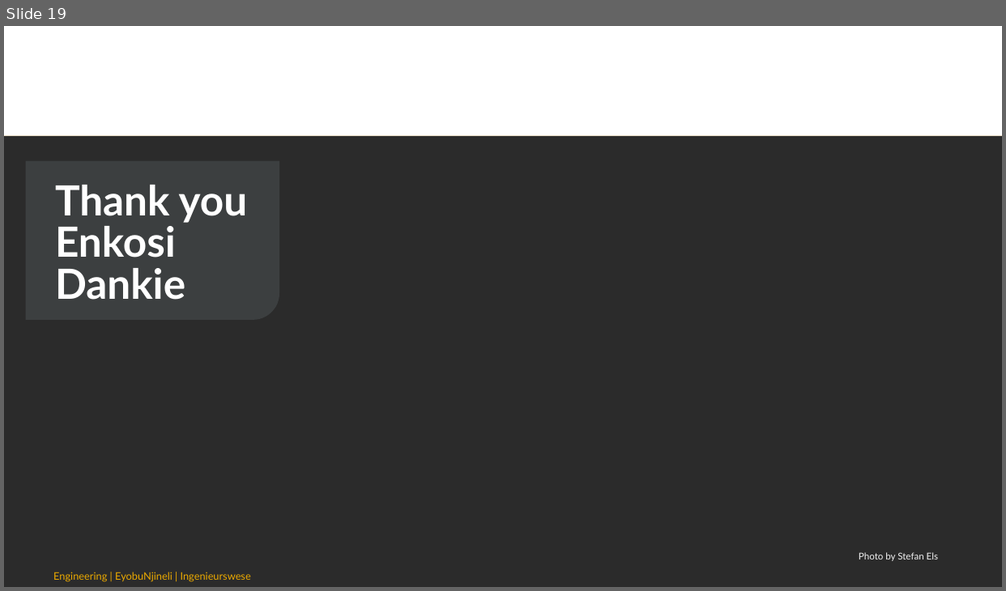
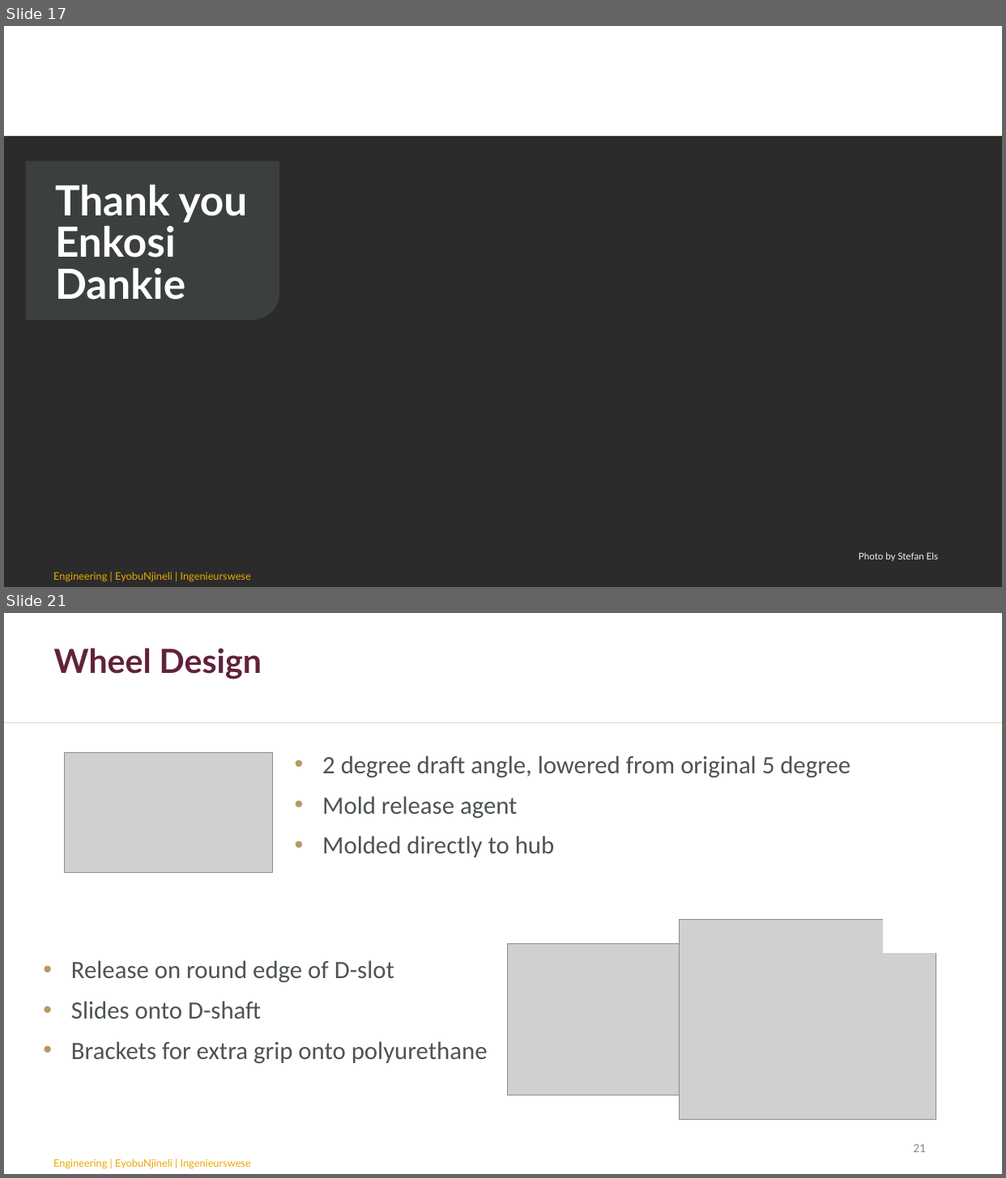
Before and after one commit to chanelleblan/SumobotSkripsie, a slide deck: Presentations/Final_present.pptx. Shown one above the other, each under a label of ours: slide 19 before the commit, slides 17 and 21 after it; the slides between them are not shown. The pictures are 1006x591 and 1006x1178 pixels, drawn with LibreOffice and Linux fonts; fonts in the diff are those of the drawing; grey boxes stand for pictures; background and template pictures are left out; a plain dark background stands for a picture behind light text. Boxes give left, top, right and bottom in pixels: in the first picture for what was removed or moved away, otherwise in the second. Text is boxed around its words. In the diff, an @@ line names an element or a change of style, - is before the commit and + after.

```diff
--- a/Presentations/Final_present.pptx
+++ b/Presentations/Final_present.pptx
@@ slide 21 added at <box>4,613,1002,1174</box>, background #FFFFFF; not listed: 2 template elements that a slide beside it also shows @@
@@ rectangle added at <box>4,613,1002,722</box>, fill #FFFFFF @@
@@ text added at <box>54,648,262,679</box>, 32 pt, text #61223B, bold @@
+Wheel Design
@@ picture added at <box>65,753,273,873</box> @@
@@ text added at <box>322,756,850,858</box>, 24 pt, text #4D5356 @@
+• 2 degree draft angle, lowered from original 5 degree
+• Mold release agent
+• Molded directly to hub
@@ rectangle added at <box>883,901,963,954</box>, fill #FFFFFF, outline #FFFFFF 1 pt @@
@@ picture added at <box>680,919,936,1119</box> @@
@@ picture added at <box>508,944,680,1095</box> @@
@@ text added at <box>71,960,488,1064</box>, 24 pt, text #4D5356 @@
+• Release on round edge of D-slot
+• Slides onto D-shaft
+• Brackets for extra grip onto polyurethane
@@ page number added at <box>913,1144,926,1152</box>, 12 pt, text #878A8B @@
+21
@@ what was slide 19 is now slide 17 @@
```
Also in this commit, not shown: 15 slides changed, 7 other slides added, 6 slides removed.
